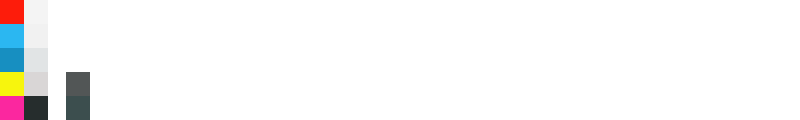
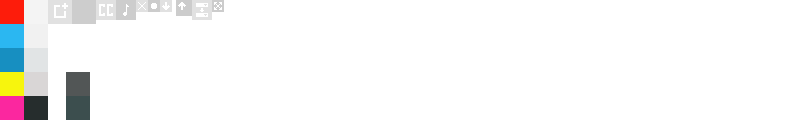
Before/after of a 800x120 layered artwork. What changed in the layer stack:
painted on "Icon top layer" over <box>99,3,133,20</box>
showed group "Bgs" (11 layers) over <box>48,0,224,24</box>
masked "Rectangle 1 copy 19" over <box>176,0,192,16</box>
painted on "Rectangle 1 copy 14", masked it over <box>160,0,172,12</box>
masked "Rectangle 1 copy 21" over <box>212,0,224,12</box>
masked "Rectangle 1 copy 13" over <box>148,0,160,12</box>
masked "Rectangle 1 copy 18" over <box>48,0,72,24</box>
masked "Rectangle 1 copy 17" over <box>72,0,96,24</box>
masked "Rectangle 1 copy 20" over <box>192,0,212,20</box>
masked "Rectangle 1 copy 16" over <box>116,0,136,20</box>
masked "Rectangle 1 copy 15" over <box>96,0,116,20</box>
masked "Rectangle 1" over <box>136,0,148,12</box>
